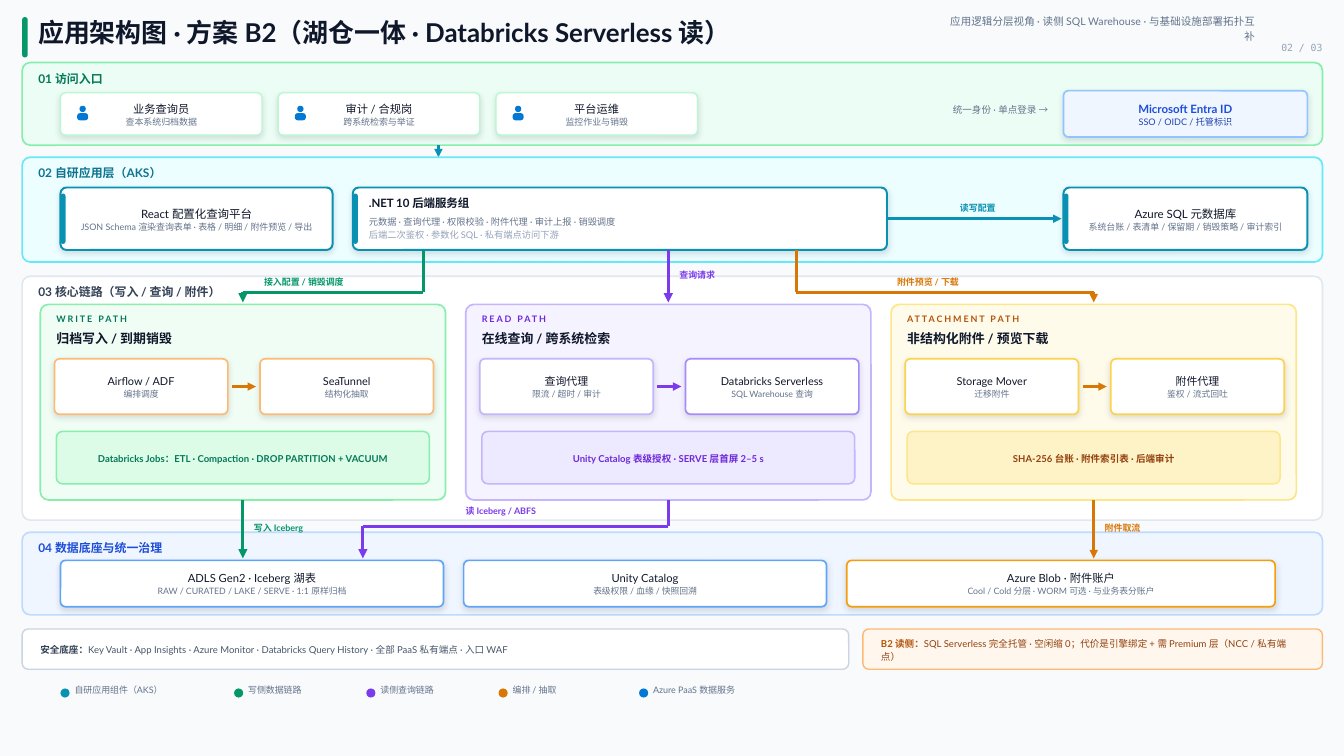
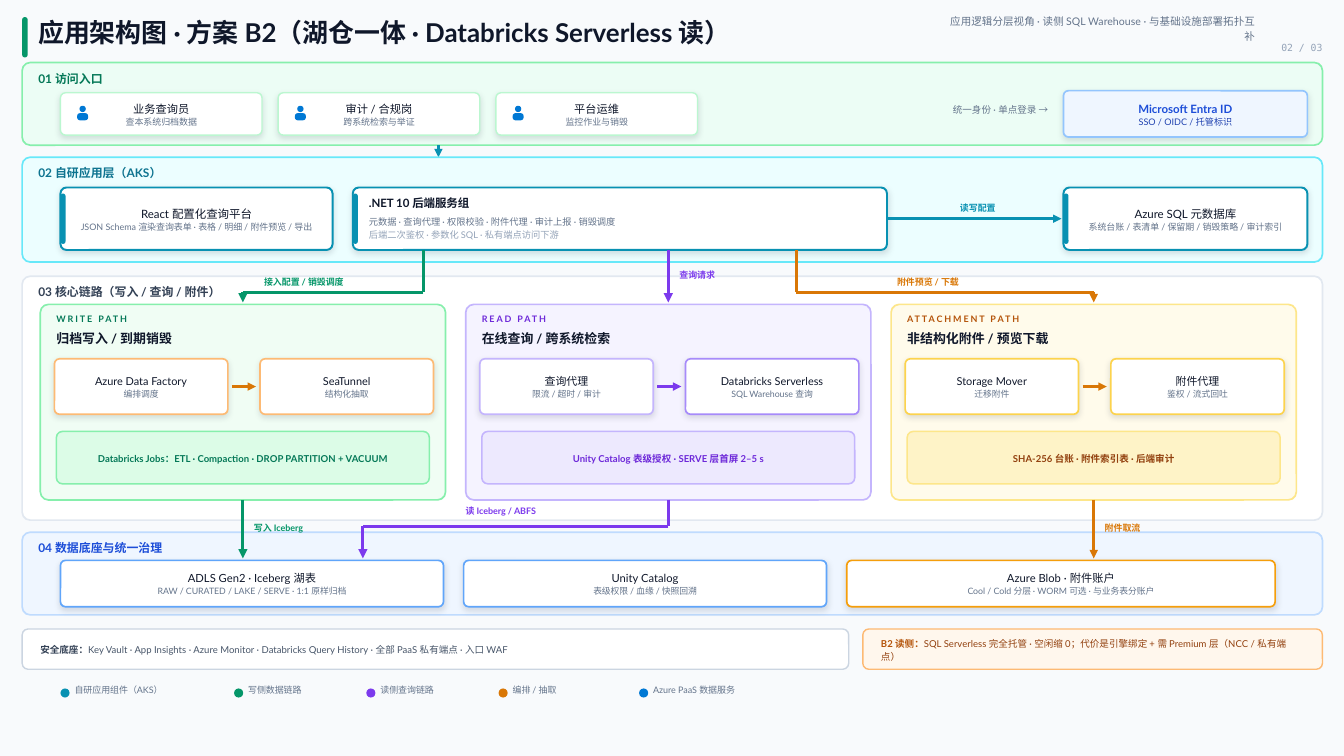
Before and after one commit to DoctoryJava/RimsDecommision, a slide deck: slide 3 of report/方案B_B2_架构图集.pptx. Drawn at 1344x756 pixels with LibreOffice and Linux fonts; fonts in the diff are those of the drawing. Boxes give left, top, right and bottom in pixels: in the first picture for what was removed or moved away, otherwise in the second. Text is boxed around its words. In the diff, an @@ line names an element or a change of style, - is before the commit and + after.

Commit message:
docs(ppt): 编排调度统一为 Azure Data Factory，移除 Airflow
技术栈清单、源系统抽取卡、写入链路编排框、湖仓图抽取阶段四处统一为 ADF

```diff
--- a/report/方案B_B2_架构图集.pptx
+++ b/report/方案B_B2_架构图集.pptx
@@ text at [95, 377, 187, 387]: text changed @@
-Airflow / ADF
+Azure Data Factory
```
Also in this commit, not shown: 2 other slides changed, 1 other file.
